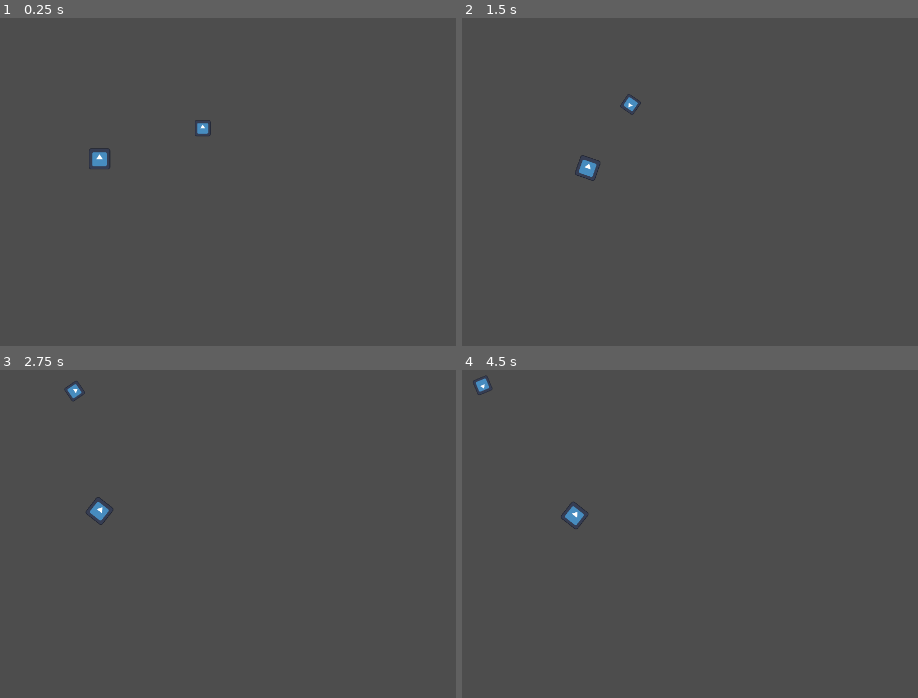
Above: before the commit, frames 1-4 (two rows, left to right).
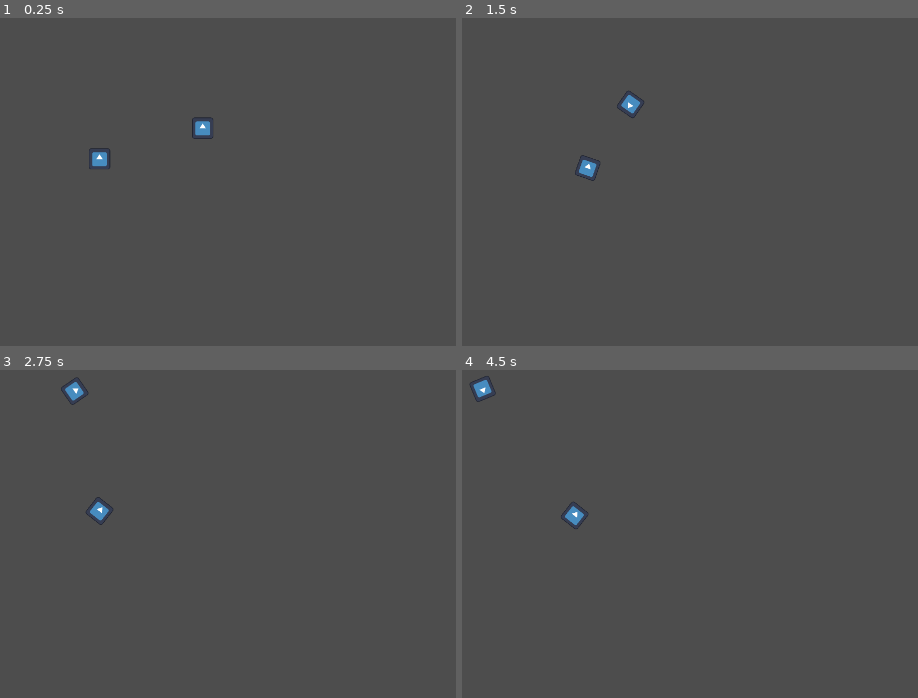
Above: after the commit, the same moments.

Repository: Jsadul/Retro-shooter
Game: Godot game, scene res://game.tscn
Same seed, same stepped clock (60 frames per second), same inputs: the game is played once before the commit and once after it. The project has no main scene, so this scene is started directly. The engine's default icon, where the game draws it, is replaced by a stand-in: a white triangle on a blue panel in a dark square.
Inputs (mouse positions are in pixels of both pictures, inside the frame that each line leads up to):
- Up to frame 1 (0.25 s): no input
- Up to frame 2 (1.5 s): tap Enter at 0.5 s; move the mouse to (outside the picture) at 0.52 s; hold Right (ui_right) 0.53-1.28 s; tap D (D) at 0.6 s; tap S (S) at 0.8, 1.35 s; tap Space at 1.25 s; move the mouse to (685, 264) at 1.27 s; hold Down (ui_down) from 1.28 s (still down)
- Up to frame 3 (2.75 s): tap W (W) at 1.55, 2.1 s; move the mouse to (outside the picture) at 2.02 s; release Down (ui_down) at 2.03 s; hold Right (ui_right) from 2.03 s (still down); tap D (D) at 2.3 s
- Up to frame 4 (4.5 s): move the mouse to (804, 684) at 2.77 s; release Right (ui_right) at 2.78 s; hold Up (ui_up) 2.78-3.53 s; tap A (A) at 2.85 s; tap S (S) at 3.05, 4.35 s; move the mouse to (outside the picture) at 3.52 s; hold Left (ui_left) from 3.53 s (still down); tap D (D) at 3.6 s; tap W (W) at 3.8 s; move the mouse to (603, 527) at 4.27 s

The runs differ from the first frame. In frame 1, 0.2% of the frame differs, in the area x 42-47%, y 30-37%; in frame 2, 0.1%; in frame 3, 0.1%; in frame 4, 0.2%, in the area x 1-8%, y 1-10%.

Commit message:
players and controlls

Diff:
--- a/Scenes/character_body_2d.tscn
+++ /dev/null
@@ -1,16 +0,0 @@
-[gd_scene format=3 uid="uid://dtmry7pdm5jsb"]
-
-[ext_resource type="Script" uid="uid://cmkrwy27g8kbo" path="res://Scripts/character_body_2d.gd" id="1_88kja"]
-[ext_resource type="Texture2D" uid="uid://btcrokreepf8k" path="res://icon.svg" id="2_it8n0"]
-
-[node name="CharacterBody2D" type="CharacterBody2D" unique_id=1043442653]
-position = Vector2(667, 305)
-script = ExtResource("1_88kja")
-metadata/_edit_group_ = true
-
-[node name="Sprite2D" type="Sprite2D" parent="." unique_id=1776938235]
-position = Vector2(0, 1)
-scale = Vector2(0.3984375, 0.359375)
-texture = ExtResource("2_it8n0")
-
-[node name="CollisionShape2D" type="CollisionShape2D" parent="." unique_id=535448810]
--- a/Scenes/player_2.tscn
+++ b/Scenes/player_2.tscn
@@ -4,14 +4,14 @@
 [ext_resource type="Texture2D" uid="uid://btcrokreepf8k" path="res://icon.svg" id="2_a3adp"]
 
 [sub_resource type="RectangleShape2D" id="RectangleShape2D_cgts5"]
-size = Vector2(38, 38)
+size = Vector2(50, 50)
 
 [node name="Player2" type="CharacterBody2D" unique_id=1007187380]
 script = ExtResource("1_cgts5")
 metadata/_edit_group_ = true
 
 [node name="Sprite2D" type="Sprite2D" parent="." unique_id=1539898511]
-scale = Vector2(0.3, 0.3)
+scale = Vector2(0.4, 0.4)
 texture = ExtResource("2_a3adp")
 
 [node name="CollisionShape2D" type="CollisionShape2D" parent="." unique_id=680364419]
--- a/Scripts/character_body_2d.gd
+++ /dev/null
@@ -1,11 +0,0 @@
-extends CharacterBody2D
-
-@export var speed = 400
-
-func get_input():
-	look_at(get_global_mouse_position())
-	velocity = transform.x * Input.get_axis("S", "W") * speed
-
-func _physics_process(delta):
-	get_input()
-	move_and_slide()
Not shown, removed: Scripts/character_body_2d.gd.uid
